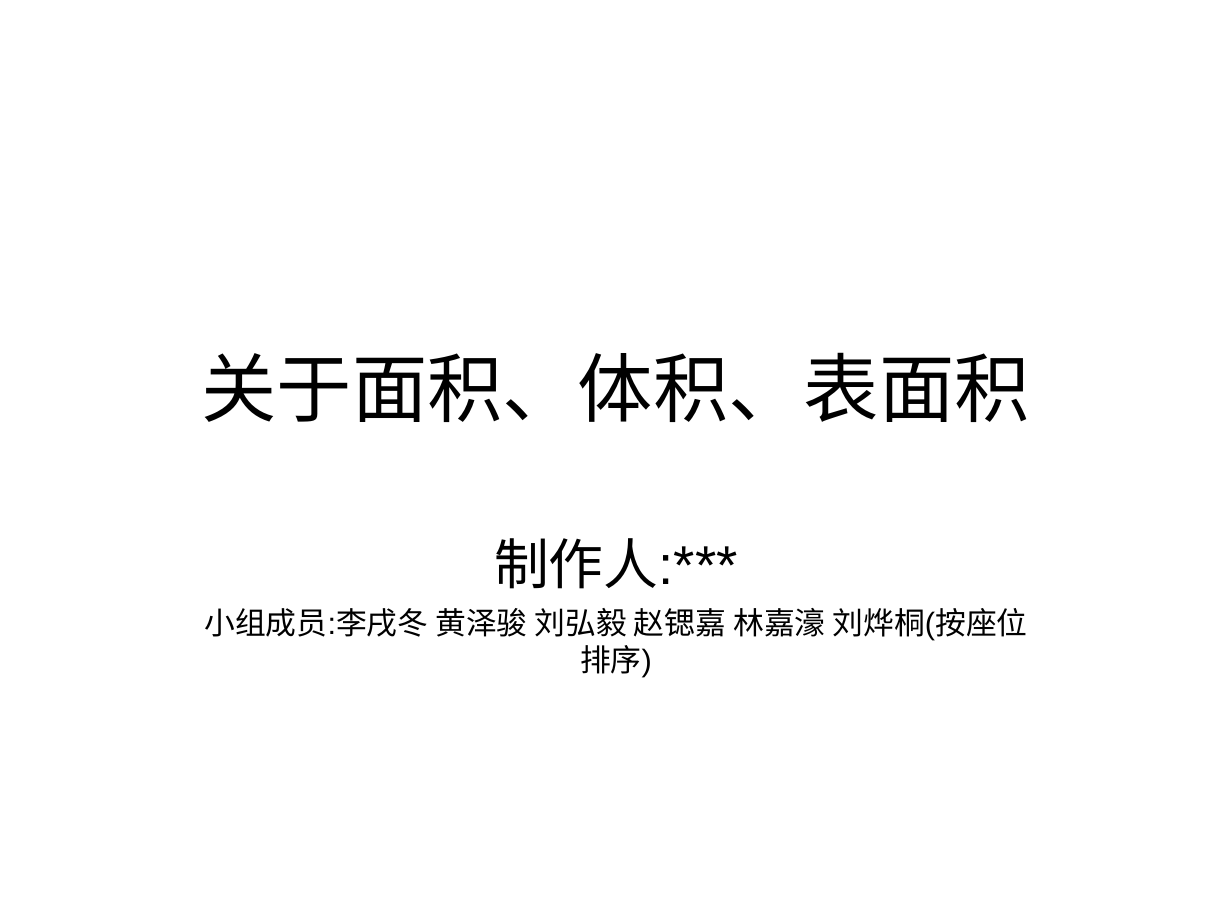
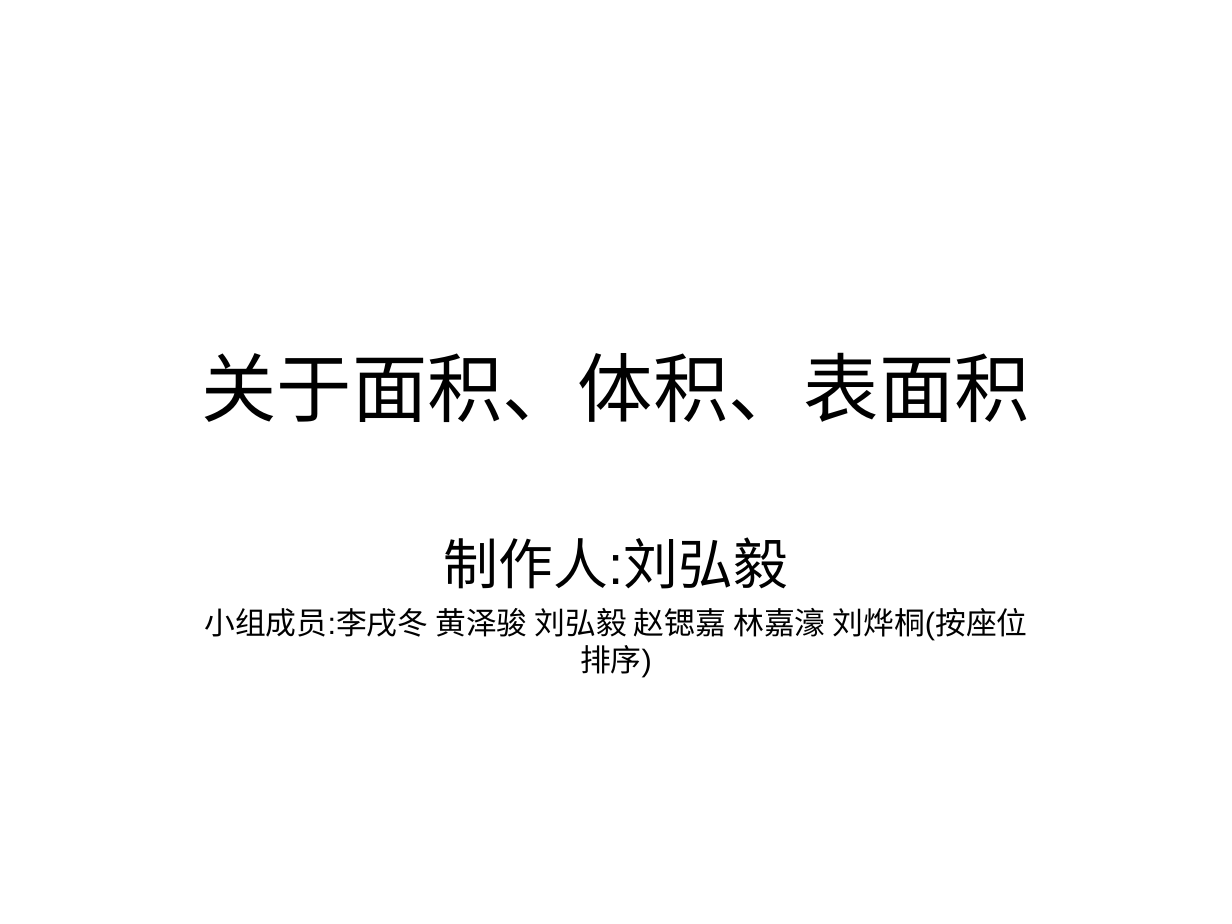
Before and after one commit to lxdxz/lxdxz.github.io, a slide deck: slide 20 of pptkey=123456/000[main PPT].ppt (slide 21 before the commit). Drawn at 1232x924 pixels with LibreOffice and Linux fonts; fonts in the diff are those of the drawing. Boxes give left, top, right and bottom in pixels: in the first picture for what was removed or moved away, otherwise in the second. Text is boxed around its words. In the diff, an @@ line names an element or a change of style, - is before the commit and + after.

```diff
--- a/pptkey=123456/000[main PPT].ppt
+++ b/pptkey=123456/000[main PPT].ppt
@@ subtitle at [444,537,788,589]: text changed @@
-制作人:***
+制作人:刘弘毅
```
Also in this commit, not shown: 5 other slides changed, 1 slide removed, 7 other files.
